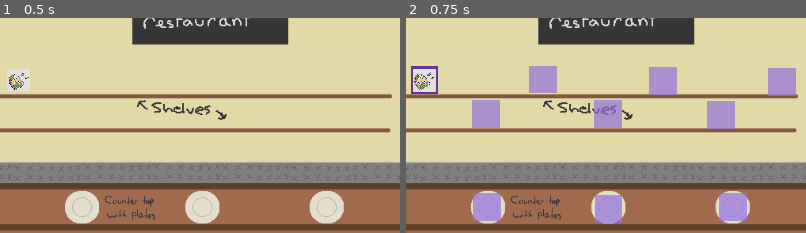
Above: before the commit, frames 1-2 (left to right).
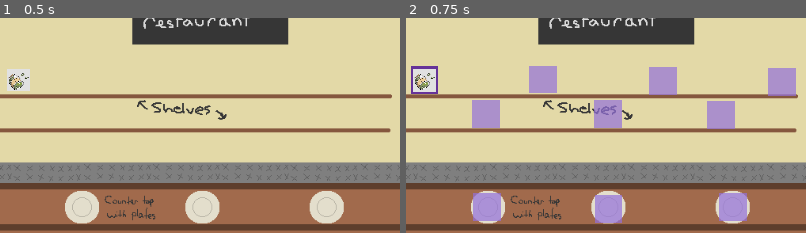
Above: after the commit, the same moments.

Repository: JaymesTMorris/The-Customer-Is-Always-Right
Game: Godot game, scene res://Scenes/game.tscn
Same seed, same stepped clock (60 frames per second), same inputs: the game is played once before the commit and once after it. This scene is started directly instead of the project's main scene.
Inputs (mouse positions are % of the whole screen's width and height, from its top left):
- Up to frame 1 (0.5 s): no input
- Up to frame 2 (0.75 s): tap Enter at 0.5 s; move the mouse to (17, 28) at 0.52 s; press the mouse at (17, 28) at 0.53 s
The pictures show only the part of the screen within x 15-65%, y 13-63%; the shares and areas given below are measured in that part.

Frame 1 is identical in both runs. In frame 2, 0.1% of the frame differs, in the area x 2-8%, y 25-34%.

Commit message:
Update draggable_object.gd
- When dragging a draggable object, it creates a new instance of itself to remain behind only if doing so would instantiate one in the original slot for that object. (This gives the appearance of the original item never leaving the shelf. Instead, it looks like you took an object out of a pile of them.) [Temporary Fix]

- Dropping a draggable object that is not on a slot deletes it.

Diff:
--- a/Scripts/draggable_object.gd
+++ b/Scripts/draggable_object.gd
@@ -4,18 +4,21 @@
 var is_inside_dropable = false
 var body_ref
 var offset: Vector2
-var initialPos: Vector2
+var initial_position: Vector2
+var is_cloneable = true
 
 # Called when the node enters the scene tree for the first time.
 func _ready():
-	pass # Replace with function body.
+	initial_position = position
 
 
 # Called every frame. 'delta' is the elapsed time since the previous frame.
 func _process(delta):
 	if draggable:
 		if Input.is_action_just_pressed("click"):
-			initialPos = global_position
+			if is_cloneable:
+				_create_clone()
+				is_cloneable = false
 			offset = get_global_mouse_position() - global_position
 			global.is_dragging = true
 		if Input.is_action_pressed("click"):
@@ -28,7 +31,8 @@
 					queue_free()
 				tween.tween_property(self, "position", body_ref.position, 0.2).set_ease(Tween.EASE_OUT)
 			else:
-				tween.tween_property(self, "global_position", initialPos, 0.2).set_ease(Tween.EASE_OUT)
+				tween.tween_property(self, "global_position", initial_position, 0.2).set_ease(Tween.EASE_OUT)
+				tween.connect("finished", queue_free)
 
 func _on_area_2d_mouse_entered():
 	if not global.is_dragging:
@@ -53,3 +57,10 @@
 	if body.is_in_group("dropable"):
 		is_inside_dropable = false
 		body.modulate = Color(Color.MEDIUM_PURPLE, 0.7)
+
+func _create_clone():
+	var node = load("res://Prefabs/draggable_object.tscn")
+	var instance = node.instantiate()
+	instance.position = body_ref.position
+	instance.initial_position = body_ref.position
+	add_sibling(instance)
